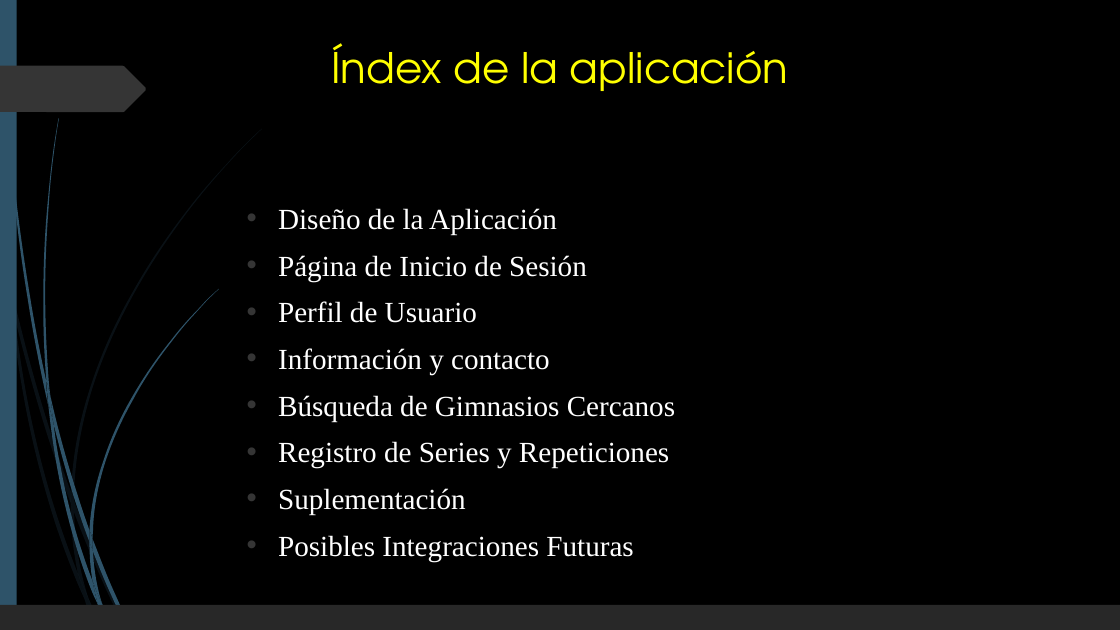
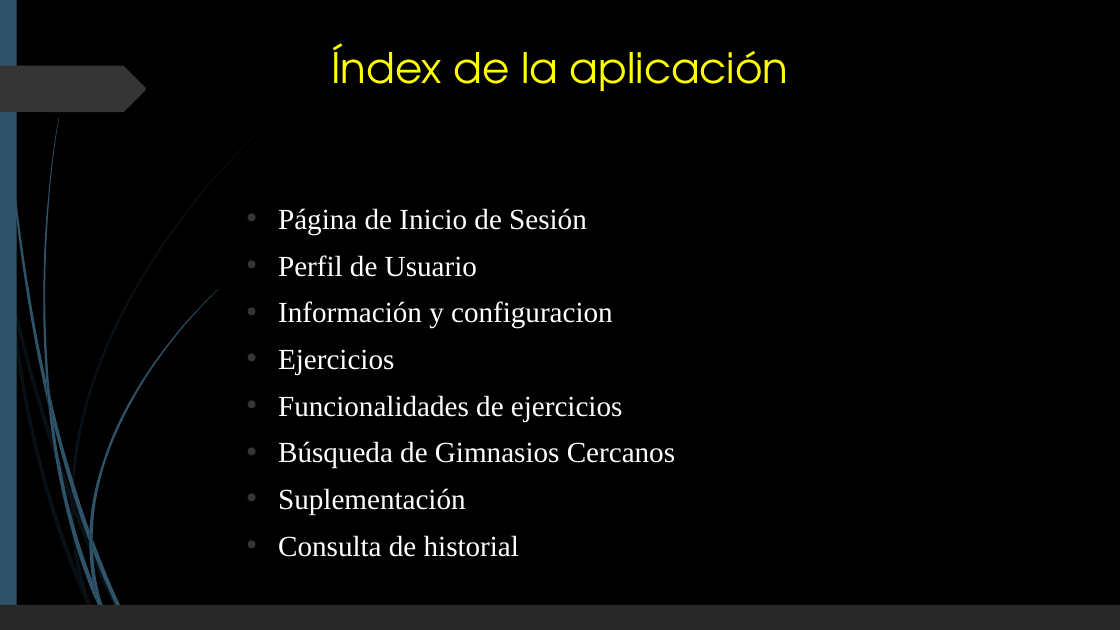
Before and after one commit to JavierRamiro8/Temple-Body, a slide deck: slide 2 of Documentacion/TEMPLE BODY.pptx. Drawn at 1120x630 pixels with LibreOffice and Linux fonts; fonts in the diff are those of the drawing. Boxes give left, top, right and bottom in pixels: in the first picture for what was removed or moved away, otherwise in the second. Text is boxed around its words. In the diff, an @@ line names an element or a change of style, - is before the commit and + after.

```diff
--- a/Documentacion/TEMPLE BODY.pptx
+++ b/Documentacion/TEMPLE BODY.pptx
@@ text at (278,208,557,234): paragraph removed @@
-• Diseño de la Aplicación
@@ text at (278,301,623,421): text changed @@
-• Información y contacto
+• Información y configuracion
+• Ejercicios
+• Funcionalidades de ejercicios
@@ text at (278,441,669,468): paragraph removed @@
-• Registro de Series y Repeticiones
@@ text at (278,535,519,557): text changed @@
-• Posibles Integraciones Futuras
+• Consulta de historial
```
Also in this commit, not shown: 4 other slides changed, 5 slides added, 5 slides removed, 1 other file.
